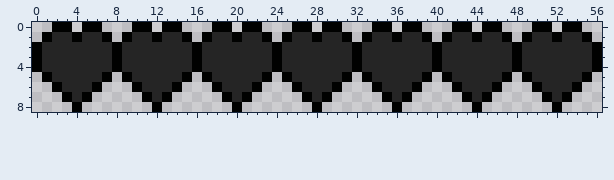
Two states of a pixel-art sprite, health_bar/0_health_bar.png. That is the earlier state.
The file is 57x9 pixels. Colours within 5 levels of each other are drawn and written as one.
Now the later version:
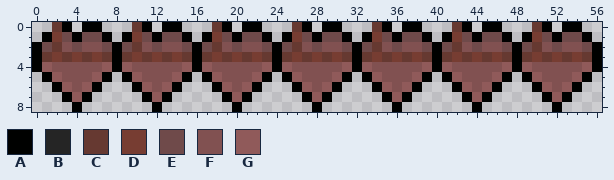
Palette (. is transparent): A #000100  B #252525  C #663931  D #773d32  E #6f4a4a  F #815151  G #905a5a
What changed:
Changed rows in their new state; - is an unchanged pixel.
first column x 1:
0 -C-------C-------C-------C-------C-------C-------C-----
1 -DE-EE---DE-EE---DE-EE---DE-EE---DE-EE---DE-EE---DE-EE-
2 ECFEFFE-ECFEFFE-ECFEFFE-ECFEFFE-ECFEFFE-ECFEFFE-ECFEFFE
3 CDCDCDC-CDCDCDC-CDCDCDC-CDCDCDC-CDCDCDC-CDCDCDC-CDCDCDC
4 GFFFFFG-GFFFFFG-GFFFFFG-GFFFFFG-GFFFFFG-GFFFFFG-GFFFFFG
5 -GFFFG---GFFFG---GFFFG---GFFFG---GFFFG---GFFFG---GFFFG-
6 --GFG-----GFG-----GFG-----GFG-----GFG-----GFG-----GFG--
7 ---G-------G-------G-------G-------G-------G-------G---
Boxes around the changes in both pictures, in picture pixels (x1, y1, x2, y2):
changed: (42, 22, 592, 102)
